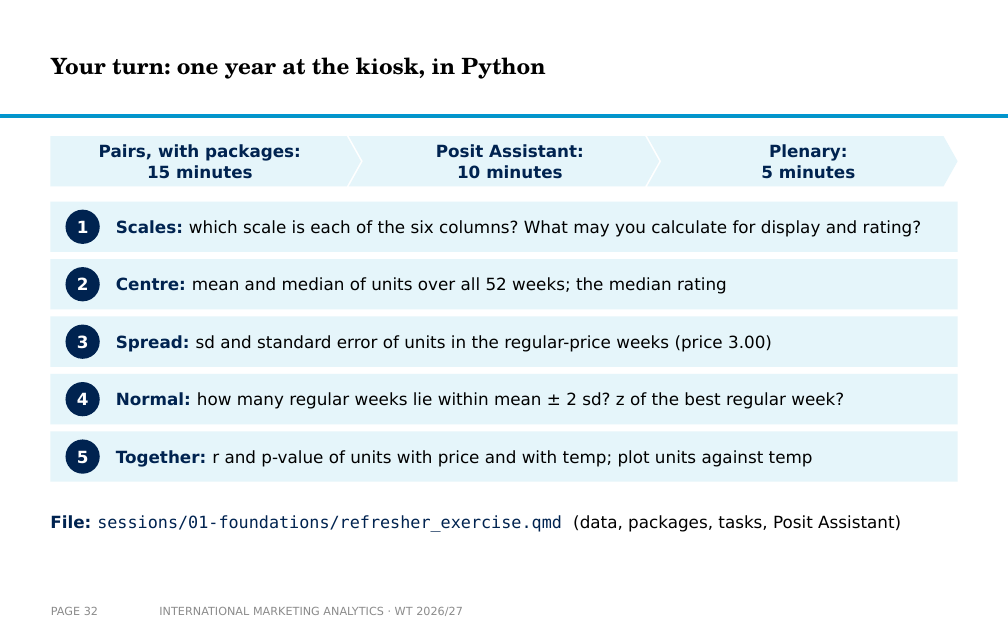
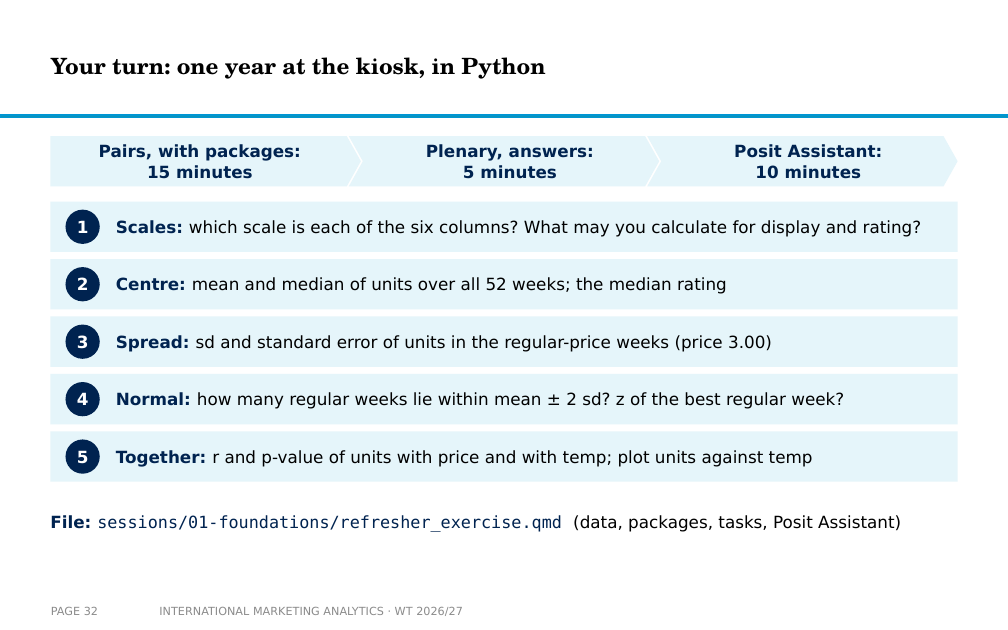
Before and after one commit to arnefloh-wu/international-marketing-analytics-teaching, a slide deck: slide 32 of slides/01b_statistics-and-regression_WT26-27.pptx. Drawn at 1008x630 pixels with LibreOffice and Linux fonts; fonts in the diff are those of the drawing; background and template pictures are left out. Boxes give left, top, right and bottom in pixels: in the first picture for what was removed or moved away, otherwise in the second. Text is boxed around its words. In the diff, an @@ line names an element or a change of style, - is before the commit and + after.

```diff
--- a/slides/01b_statistics-and-regression_WT26-27.pptx
+++ b/slides/01b_statistics-and-regression_WT26-27.pptx
@@ text in chevron at [426, 144, 594, 179]: text changed @@
-Posit Assistant:
-10 minutes
+Plenary, answers:
+5 minutes
@@ text in chevron at [734, 144, 883, 179]: text changed @@
-Plenary:
-5 minutes
+Posit Assistant:
+10 minutes
```
Also in this commit, not shown: 4 other slides changed, 4 other files.
